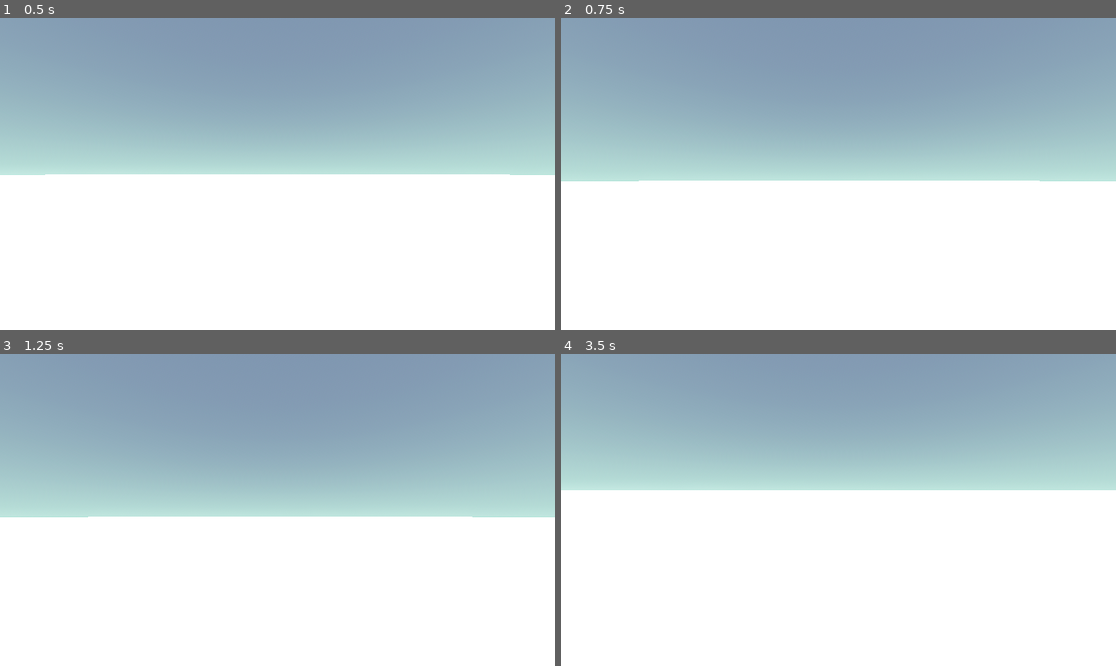
Above: before the commit, frames 1-4 (two rows, left to right).
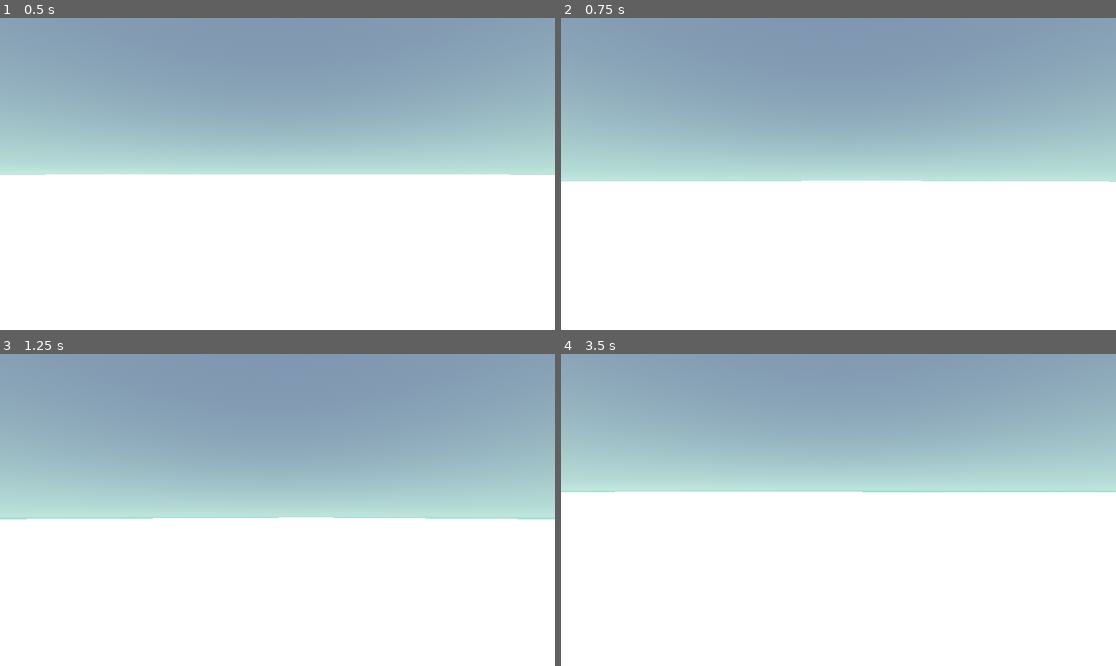
Above: after the commit, the same moments.

Repository: Solyphonous/GodotMovementThing
Game: Godot game, scene res://Scenes/Levels/world.tscn
Same seed, same stepped clock (60 frames per second), same inputs: the game is played once before the commit and once after it.
Inputs (mouse positions are in pixels of both pictures, inside the frame that each line leads up to):
- Up to frame 1 (0.5 s): no input
- Up to frame 2 (0.75 s): tap Enter at 0.5 s; move the mouse to (866, 174) at 0.52 s; hold W (Forward) from 0.53 s (still down); tap Space (Jump, bound only after the commit) at 0.6 s
- Up to frame 3 (1.25 s): keep holding W (Forward); tap Space (Jump, bound only after the commit) at 0.77, 1.07 s
- Up to frame 4 (3.5 s): keep holding W (Forward); tap Space (Jump, bound only after the commit) at 1.25, 1.35, 1.52, 1.82, 2.1, 2.75, 2.85, 3.02, 3.32 s; move the mouse to (810, 510) at 1.27 s; tap Enter at 2 s; move the mouse to (849, 503) at 2.02 s; move the mouse to (832, 516) at 2.77 s

Frame 1 is identical in both runs. In frame 2, 0.1% of the frame differs, in the area x 14-100%, y 52-53%; in frame 3, 0.5%; in frame 4, 0.6%, in the area x 0-100%, y 43-45%.

Commit message:
Add jumping

Diff:
--- a/Scenes/player.tscn
+++ b/Scenes/player.tscn
@@ -29,3 +29,6 @@
 
 [node name="Camera3D" type="Camera3D" parent="Player/CamHolder"]
 metadata/_edit_lock_ = true
+
+[node name="FloorCheck" type="RayCast3D" parent="Player"]
+target_position = Vector3(0, -1.1, 0)
--- a/Scripts/player.gd
+++ b/Scripts/player.gd
@@ -2,10 +2,12 @@
 
 @onready var camHolder: Node3D = $CamHolder
 @onready var cam: Camera3D = $CamHolder/Camera3D
+@onready var floorCheck: RayCast3D = $FloorCheck
 
 const FORCE = 100
 const MAXSPEED = 30
 const SENSITIVITY = 0.01
+const JUMPPOWER = 500
 
 # Called when the node enters the scene tree for the first time.
 func _ready():
@@ -15,24 +17,24 @@
 	pass
 
 func _unhandled_input(event: InputEvent):
+
 	if event is InputEventMouseMotion: # Control camera rotation
 		camHolder.rotate_y(-event.relative.x * SENSITIVITY)
 		cam.rotate_x(-event.relative.y * SENSITIVITY)
 		cam.rotation.x = clamp(cam.rotation.x, deg_to_rad(-90), deg_to_rad(90))
 
+# Called every frame. 'delta' is the elapsed time since the previous frame.
+func _process(_delta):
+	if Input.is_action_just_pressed("Jump") && floorCheck.is_colliding():
+		apply_central_force(Vector3(0, JUMPPOWER, 0))
+
 func speedControl():
 	var speed: Vector3 = Vector3(linear_velocity.x, 0, linear_velocity.z)
-	print(speed)
 	if (speed.length() > MAXSPEED):
 		var limited = speed.normalized()*MAXSPEED
 		linear_velocity = Vector3(limited.x, linear_velocity.y, limited.z)
 
-# Called every frame. 'delta' is the elapsed time since the previous frame.
-func _process(_delta):
-
-	pass
-
 func _physics_process(_delta):
 	var movevector: Vector2 = Input.get_vector("Back", "Forward", "Left", "Right")
-	apply_force(camHolder.transform.basis*Vector3(movevector.y*FORCE, 0, -movevector.x*FORCE))
+	apply_central_force(camHolder.transform.basis*Vector3(movevector.y*FORCE, 0, -movevector.x*FORCE))
 	speedControl()
--- a/project.godot
+++ b/project.godot
@@ -37,3 +37,8 @@
 "events": [Object(InputEventKey,"resource_local_to_scene":false,"resource_name":"","device":-1,"window_id":0,"alt_pressed":false,"shift_pressed":false,"ctrl_pressed":false,"meta_pressed":false,"pressed":false,"keycode":0,"physical_keycode":68,"key_label":0,"unicode":100,"echo":false,"script":null)
 ]
 }
+Jump={
+"deadzone": 0.5,
+"events": [Object(InputEventKey,"resource_local_to_scene":false,"resource_name":"","device":-1,"window_id":0,"alt_pressed":false,"shift_pressed":false,"ctrl_pressed":false,"meta_pressed":false,"pressed":false,"keycode":0,"physical_keycode":32,"key_label":0,"unicode":32,"echo":false,"script":null)
+]
+}
